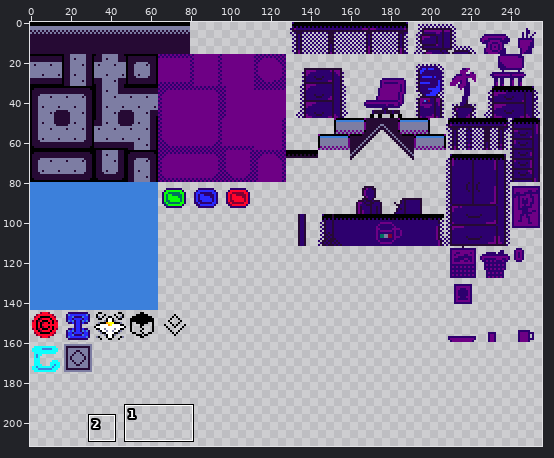
Two states of a pixel-art file, textures/aseprite/tileset1.aseprite. The first picture is a wide view before the edit; the outline marks the close-up.
Close-up. Before:
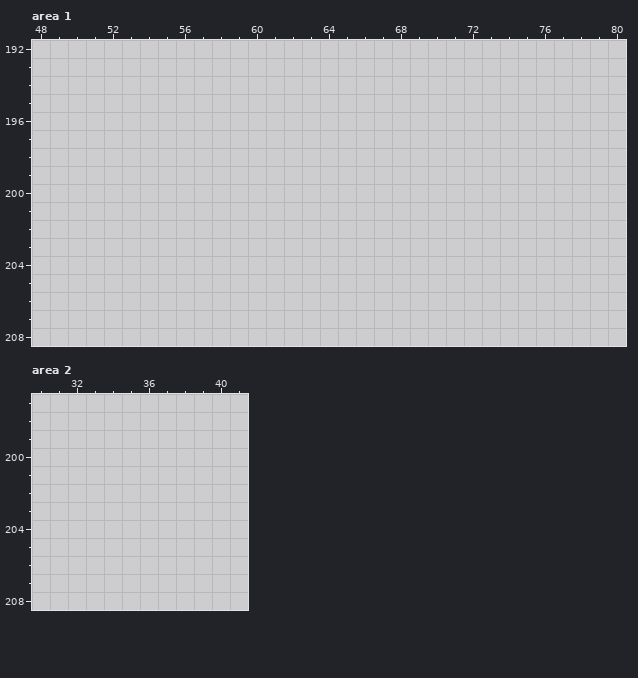
256x256 pixels, 1 frame. Shown: area 1: x 48..80, y 192..208; area 2: x 30..41, y 197..208. The wide view leaves out empty margins. The commit also changed other parts of the picture, which this record leaves out.
Palette (. is transparent): 
And afterwards:
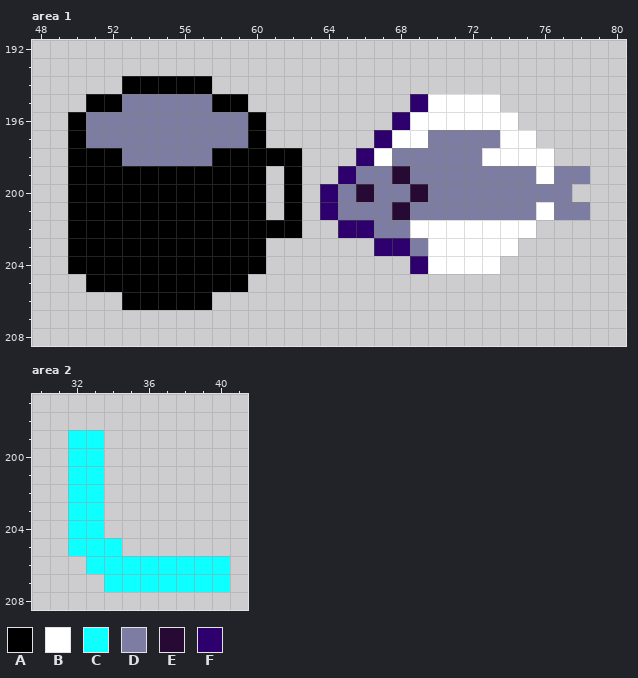
Colours new in this view: A #000000  B #ffffff  C #0dffff  D #7d7da3  E #260a34  F #2d006e
Changes in this commit:
Area 1:
Colour A now appears in row 194 at x 53 to 57; in row 195 at x 51 to 52 and 58 to 59; in rows 196 to 197 at x 50 and 60; in row 198 at x 50 to 52 and 58 to 62; in rows 199 to 201 at x 50 to 60 and 62; in row 202 at x 50 to 62.
Colour A now appears in rows 203 to 204 at x 50 to 60; in row 205 at x 51 to 59; in row 206 at x 53 to 57.
Colour B now appears in row 195 at x 70 to 73; in row 196 at x 69 to 74; in row 197 at x 68 to 69 and 74 to 75; in row 198 at x 67 and 73 to 76; in row 199 at x 76; in row 201 at x 76.
Colour B now appears in row 202 at x 69 to 75; in row 203 at x 70 to 74; in row 204 at x 70 to 73.
Colour D now appears in row 195 at x 53 to 57; in row 196 at x 51 to 59; in row 197 at x 51 to 59 and 70 to 73; in row 198 at x 53 to 57 and 68 to 72; in row 199 at x 66 to 67, 69 to 75 and 77 to 78; in row 200 at x 65, 67 to 68 and 70 to 77.
Colour D now appears in row 201 at x 65 to 67, 69 to 75 and 77 to 78; in row 202 at x 67 to 68; in row 203 at x 69.
Colour E now appears in row 199 at x 68; in row 200 at x 66 and 69; in row 201 at x 68.
Colour F now appears in row 195 at x 69; in row 196 at x 68; in row 197 at x 67; in row 198 at x 66; in row 199 at x 65; in rows 200 to 201 at x 64.
Colour F now appears in row 202 at x 65 to 66; in row 203 at x 67 to 68; in row 204 at x 69.
Area 2:
Colour C now appears in rows 199 to 204 at x 32 to 33; in row 205 at x 32 to 34; in row 206 at x 33 to 40; in row 207 at x 34 to 40.
Where, in picture pixels (left, top, right, bottom), the same in both close-ups:
added: (68, 76, 590, 310)
added: (68, 430, 230, 592)
